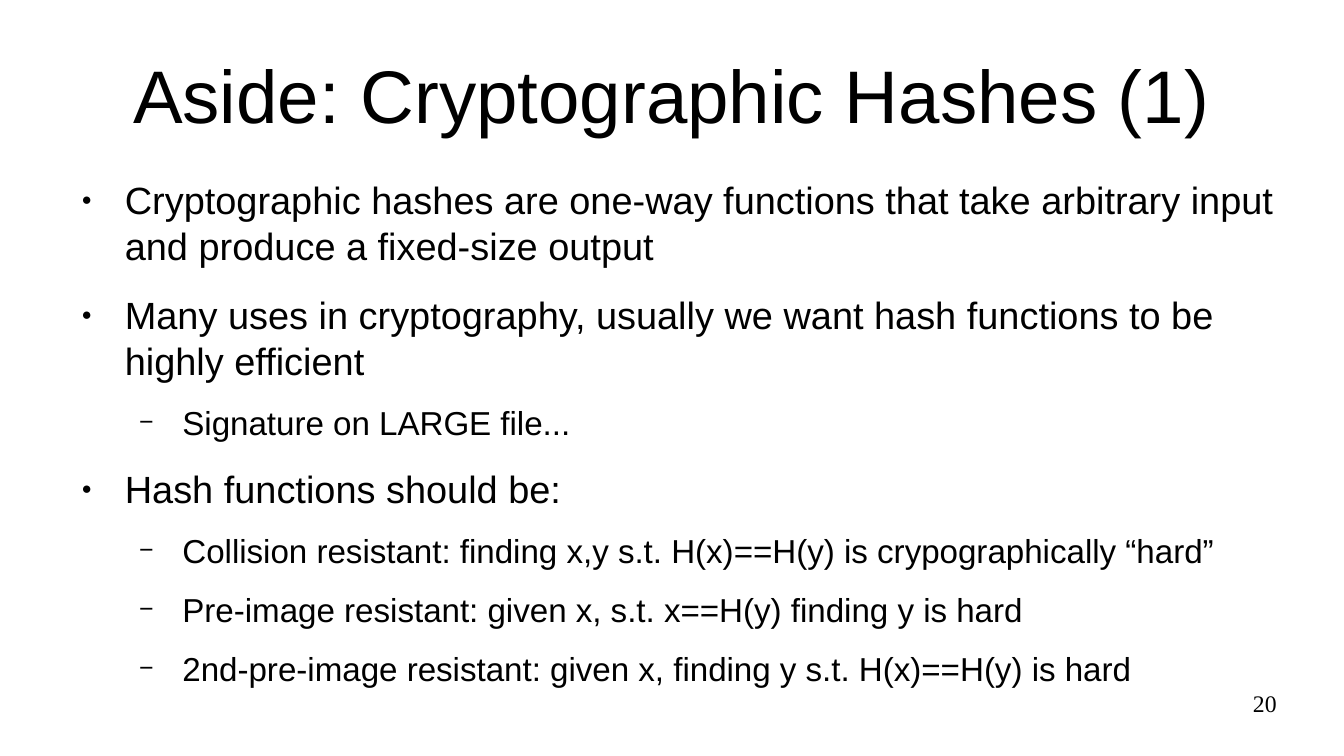
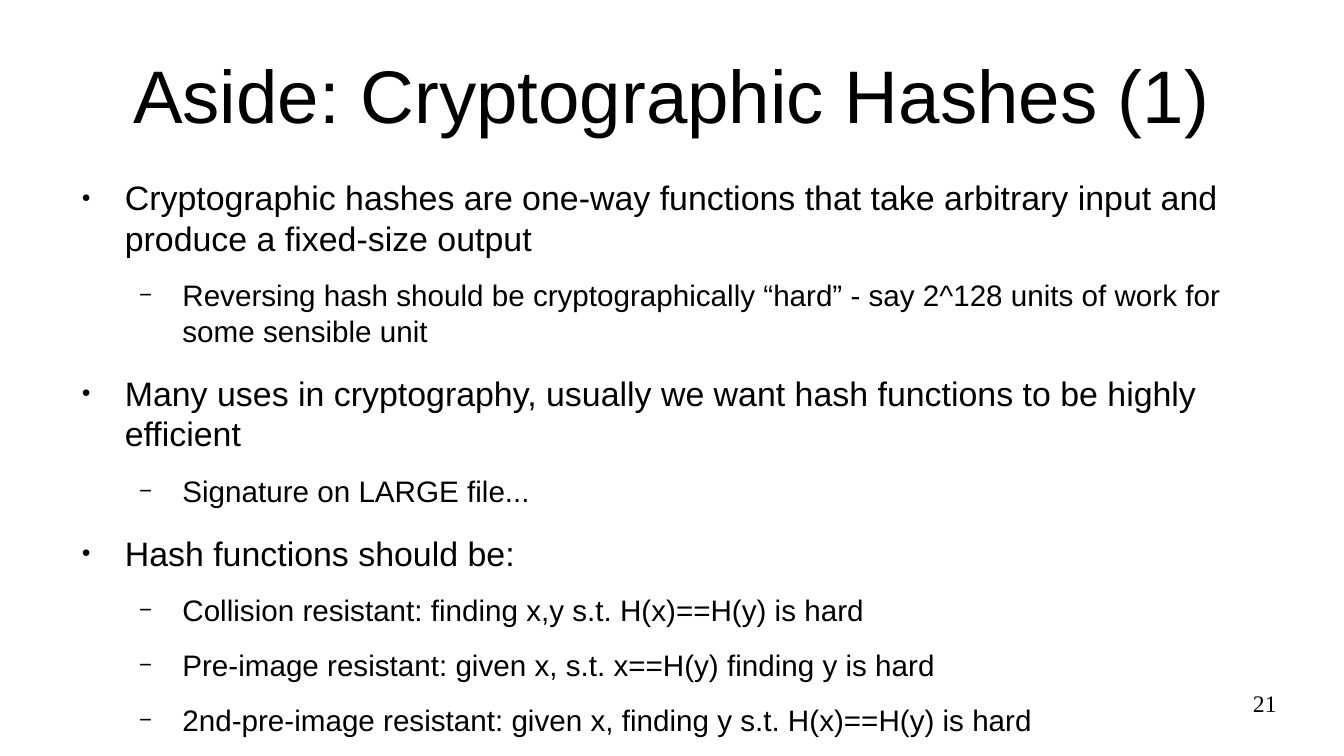
Before and after one commit to sftcd/cs7ns1, a slide deck: slide 21 of about-passwords.odp (slide 20 before the commit). Drawn at 1344x756 pixels with LibreOffice and Linux fonts; fonts in the diff are those of the drawing. Boxes give left, top, right and bottom in pixels: in the first picture for what was removed or moved away, otherwise in the second. Text is boxed around its words. In the diff, an @@ line names an element or a change of style, - is before the commit and + after.

```diff
--- a/about-passwords.odp
+++ b/about-passwords.odp
@@ text at (x1=125, y1=185, x2=1218, y2=736): size 22.4 to 20 pt in "Cryptographic hashes are one-way functions that take ...", "Many uses in cryptography, usually we want ...", "Hash functions should be:"; size 19.6 to 17.5 pt in "Signature on LARGE file...", "Pre-image resistant: given x, s.t. x==H(y) finding ...", "2nd-pre-image resistant: given x, finding y s.t. ..." @@
@@ text at (x1=182, y1=284, x2=1220, y2=343): paragraph added @@
+  − Reversing hash should be cryptographically “hard” - say 2^128 units of work for some sensible unit
@@ text at (x1=182, y1=599, x2=863, y2=627): text changed; size 19.6 to 17.5 pt @@
-  − Collision resistant: finding x,y s.t. H(x)==H(y) is crypographically “hard”
+  − Collision resistant: finding x,y s.t. H(x)==H(y) is hard
@@ page number at (x1=1253, y1=696, x2=1277, y2=712): text changed @@
-20
+21
```
Also in this commit, not shown: 10 other slides changed, 2 slides added, 1 other file.
